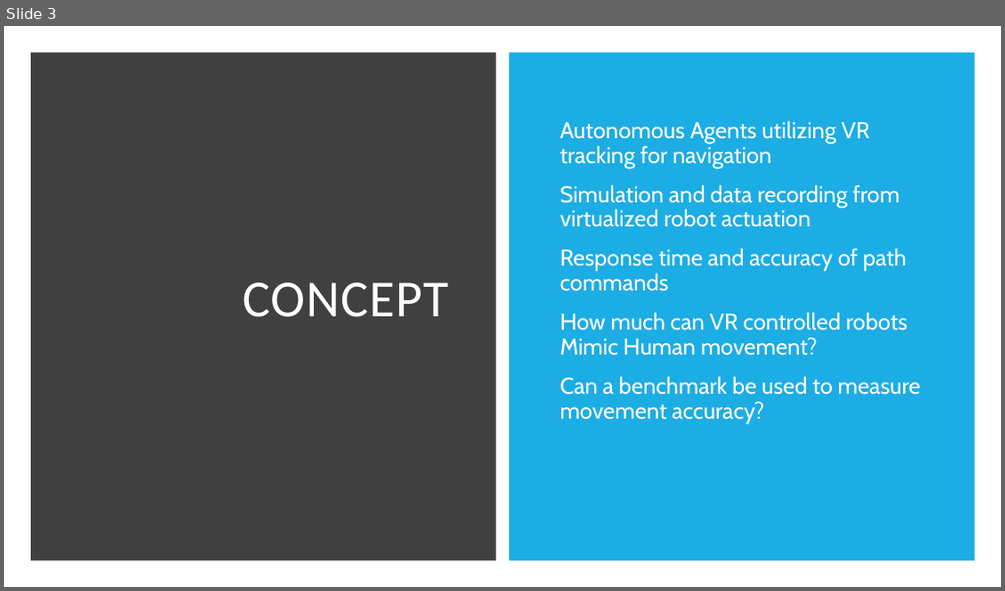
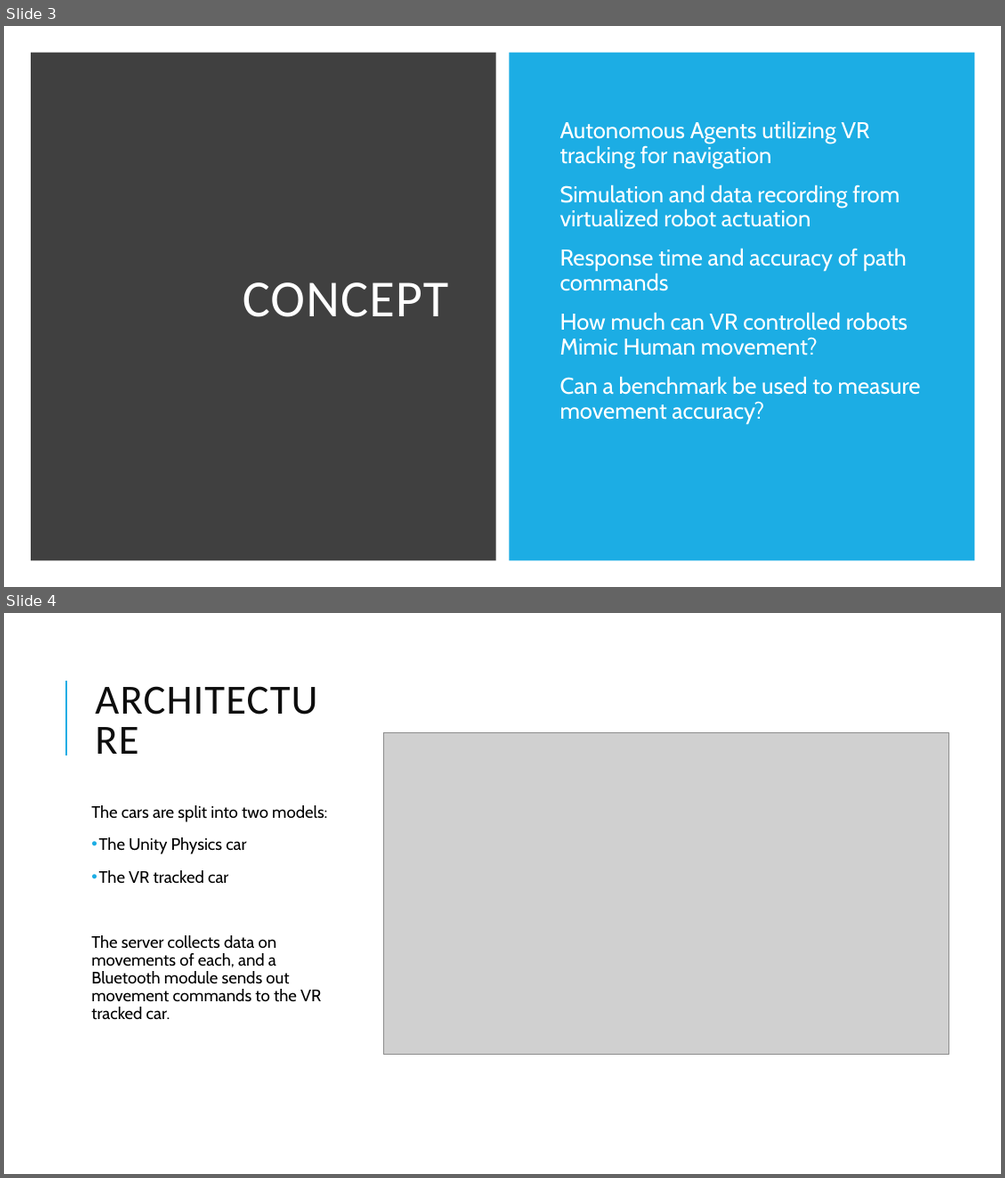
Before and after one commit to RubenTipparach/Mimicvr, a slide deck: Report/Mimic vr.pptx. Shown one above the other, each under a label of ours: slide 3 before the commit, slides 3 and 4 after it. The pictures are 1005x591 and 1005x1178 pixels, drawn with LibreOffice and Linux fonts; fonts in the diff are those of the drawing; grey boxes stand for pictures. Boxes give left, top, right and bottom in pixels: in the first picture for what was removed or moved away, otherwise in the second. Text is boxed around its words. In the diff, an @@ line names an element or a change of style, - is before the commit and + after.

```diff
--- a/Report/Mimic vr.pptx
+++ b/Report/Mimic vr.pptx
@@ slide 4 added at [4, 613, 1001, 1174], background #FFFFFF @@
@@ title added at [88, 661, 344, 784], 40 pt, text #0D0D0D @@
+ARCHITECTURE
@@ line added from (66, 755) to (66, 681), #1CADE4 1.5 pt @@
@@ picture added at [384, 732, 949, 1055] @@
@@ text added at [91, 805, 327, 1020], 16 pt, text #000000 @@
+The cars are split into two models:
+• The Unity Physics car
+• The VR tracked car
+The server collects data on movements of each, and a Bluetooth module sends out movement commands to the VR tracked car.
```
Also in this commit, not shown: 14 other slides added, 1 slide removed.
